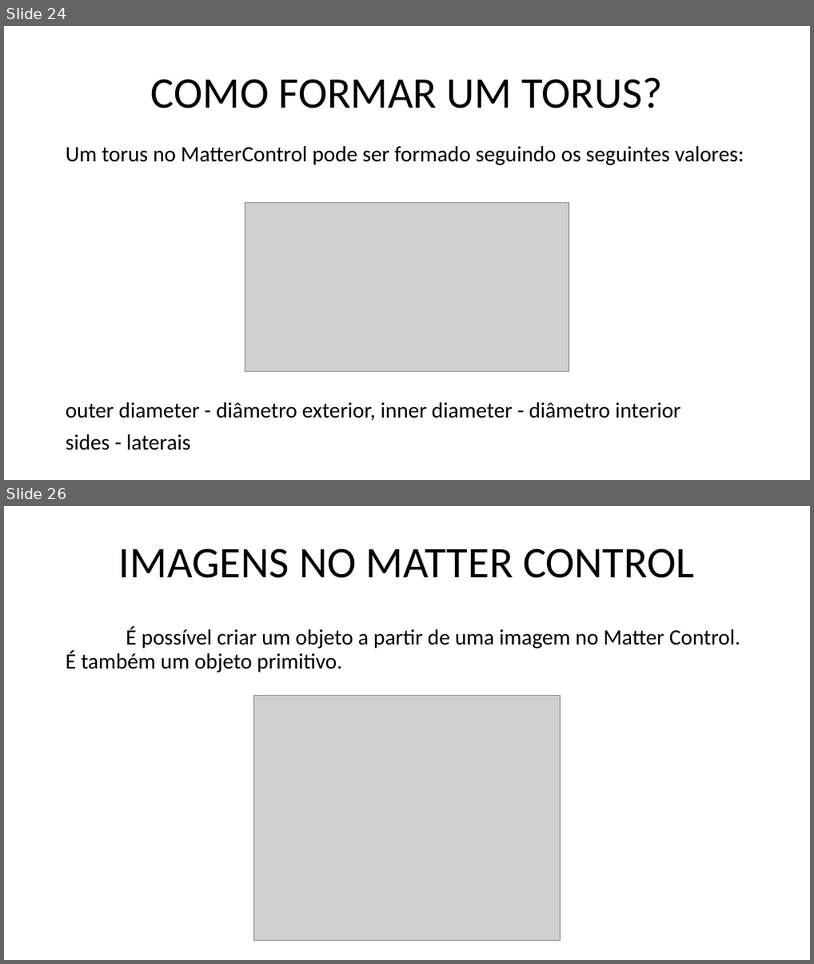
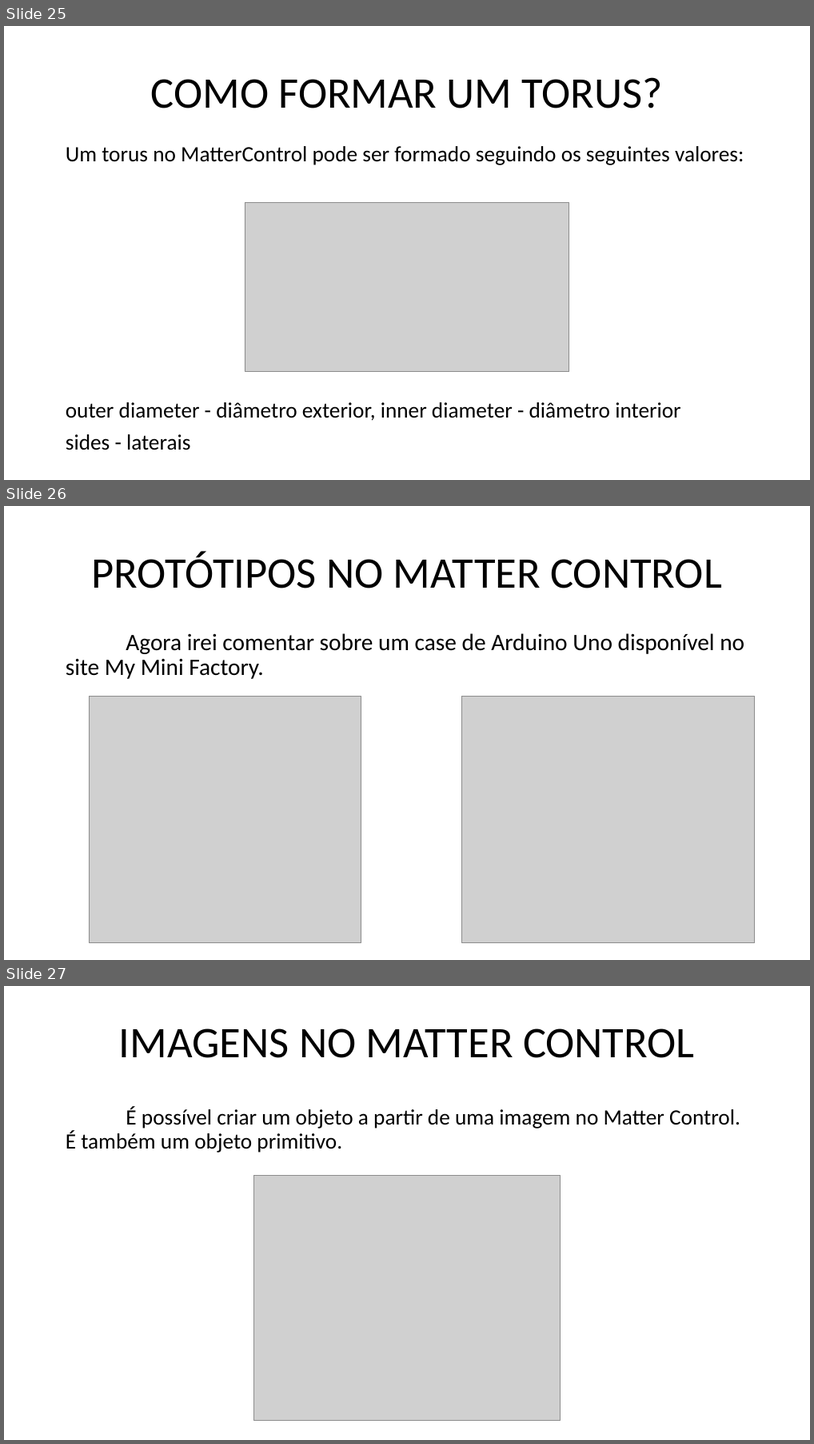
Before and after one commit to marcosdosea/ManualImpessora3D, a slide deck: Curso/Fundamentos de impressão 3D - Objetos.pptx. Shown one above the other, each under a label of ours: slides 24 and 26 before the commit, slides 25, 26 and 27 after it; the slides between them are not shown. The pictures are 814x964 and 814x1444 pixels, drawn with LibreOffice and Linux fonts; fonts in the diff are those of the drawing; grey boxes stand for pictures. Boxes give left, top, right and bottom in pixels: in the first picture for what was removed or moved away, otherwise in the second. Text is boxed around its words. In the diff, an @@ line names an element or a change of style, - is before the commit and + after.

```diff
--- a/Curso/Fundamentos de impressão 3D - Objetos.pptx
+++ b/Curso/Fundamentos de impressão 3D - Objetos.pptx
@@ slide 26 added at [4,506,810,960], background #FFFFFF @@
@@ title added at [92,552,722,588], 52 pt, text #000000 @@
+PROTÓTIPOS NO MATTER CONTROL
@@ text added at [66,633,745,679], 28 pt, text #000000 @@
+Agora irei comentar sobre um case de Arduino Uno disponível no site My Mini Factory.
@@ picture added at [90,696,361,943] @@
@@ picture added at [462,696,755,943] @@
@@ what was slide 24 is now slide 25 @@
@@ what was slide 26 is now slide 27 @@
```
Also in this commit, not shown: 5 other files.
